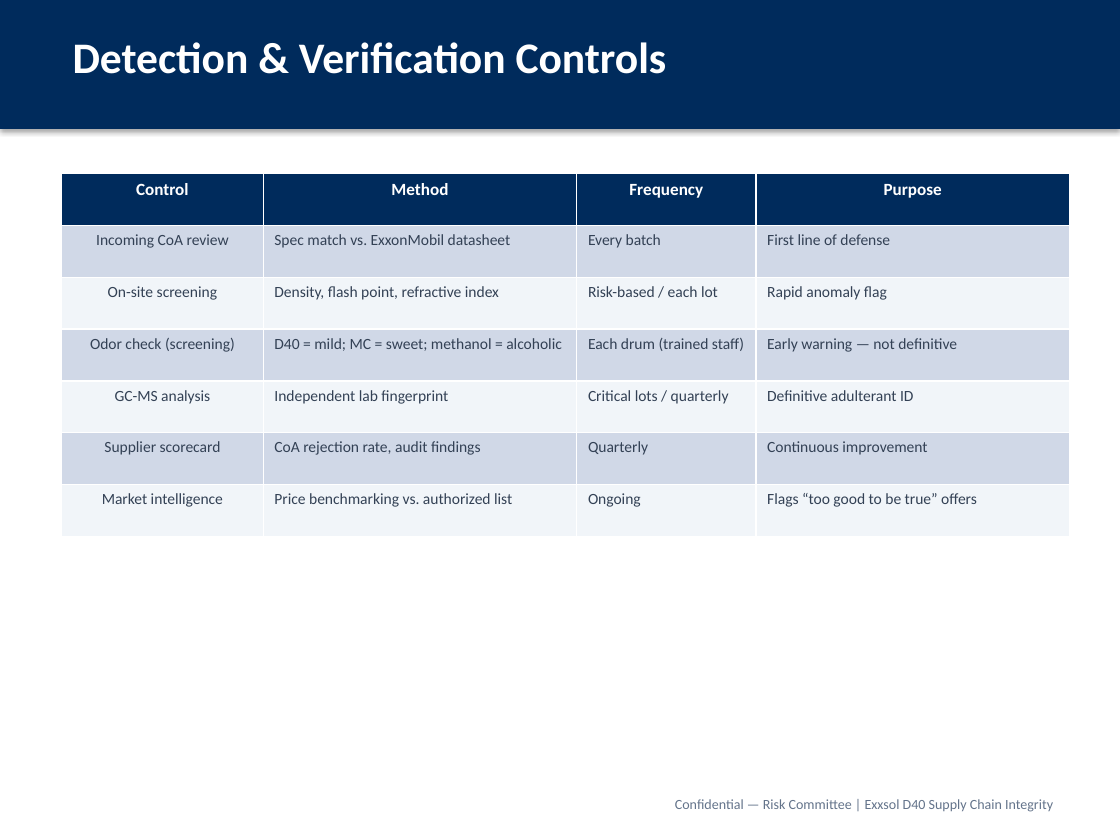
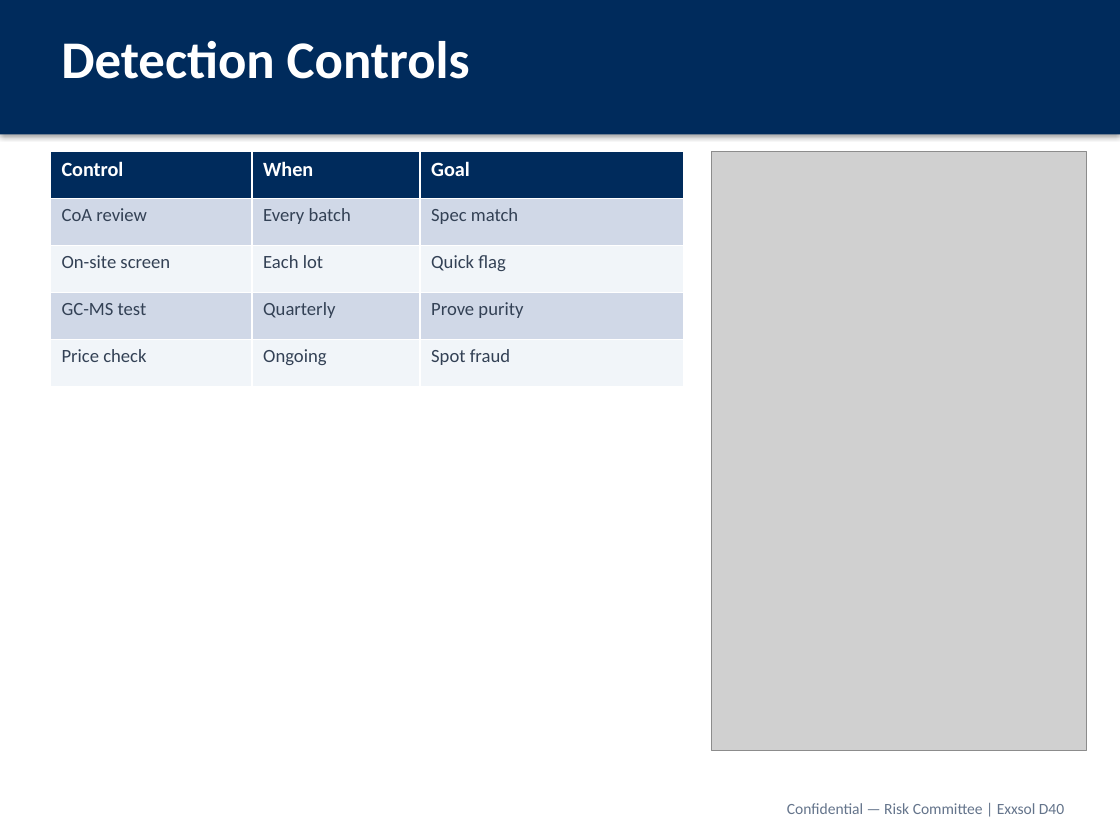
Before and after one commit to rockyforever8-sys/Machine-Learning-Project, a slide deck: slide 15 of presentations/Exxsol_D40_Supply_Chain_Risk_Committee.pptx. Drawn at 1120x840 pixels with LibreOffice and Linux fonts; fonts in the diff are those of the drawing; grey boxes stand for pictures. Boxes give left, top, right and bottom in pixels: in the first picture for what was removed or moved away, otherwise in the second. Text is boxed around its words. In the diff, an @@ line names an element or a change of style, - is before the commit and + after.

```diff
--- a/presentations/Exxsol_D40_Supply_Chain_Risk_Committee.pptx
+++ b/presentations/Exxsol_D40_Supply_Chain_Risk_Committee.pptx
@@ rectangle: place and size @@
-rectangle at <box>0,0,1120,129</box>
+rectangle at <box>0,0,1120,134</box>
@@ text at <box>61,41,470,79</box>: text changed; size 28 to 34 pt @@
-Detection & Verification Controls
+Detection Controls
@@ table added at <box>50,151,683,386</box>, 5 rows, 3 columns @@
+Control | When | Goal
+CoA review | Every batch | Spec match
+On-site screen | Each lot | Quick flag
+GC-MS test | Quarterly | Prove purity
+Price check | Ongoing | Spot fraud
@@ table removed at <box>62,174,1070,536</box>, 7 rows, 4 columns @@
-Control | Method | Frequency | Purpose
-Incoming CoA review | Spec match vs. ExxonMobil datasheet | Every batch | First line of defense
-On-site screening | Density, flash point, refractive index | Risk-based / each lot | Rapid anomaly flag
-Odor check (screening) | D40 = mild; MC = sweet; methanol = alcoholic | Each drum (trained staff) | Early warning — not definitive
-GC-MS analysis | Independent lab fingerprint | Critical lots / quarterly | Definitive adulterant ID
-Supplier scorecard | CoA rejection rate, audit findings | Quarterly | Continuous improvement
-Market intelligence | Price benchmarking vs. authorized list | Ongoing | Flags “too good to be true” offers
@@ picture added at <box>711,151,1086,750</box> @@
@@ text at <box>787,803,1064,814</box>: text changed; size 9 to 10 pt @@
-Confidential — Risk Committee | Exxsol D40 Supply Chain Integrity
+Confidential — Risk Committee | Exxsol D40
```
Also in this commit, not shown: 16 other slides changed, 2 slides added, 2 slides removed, 21 other files.
